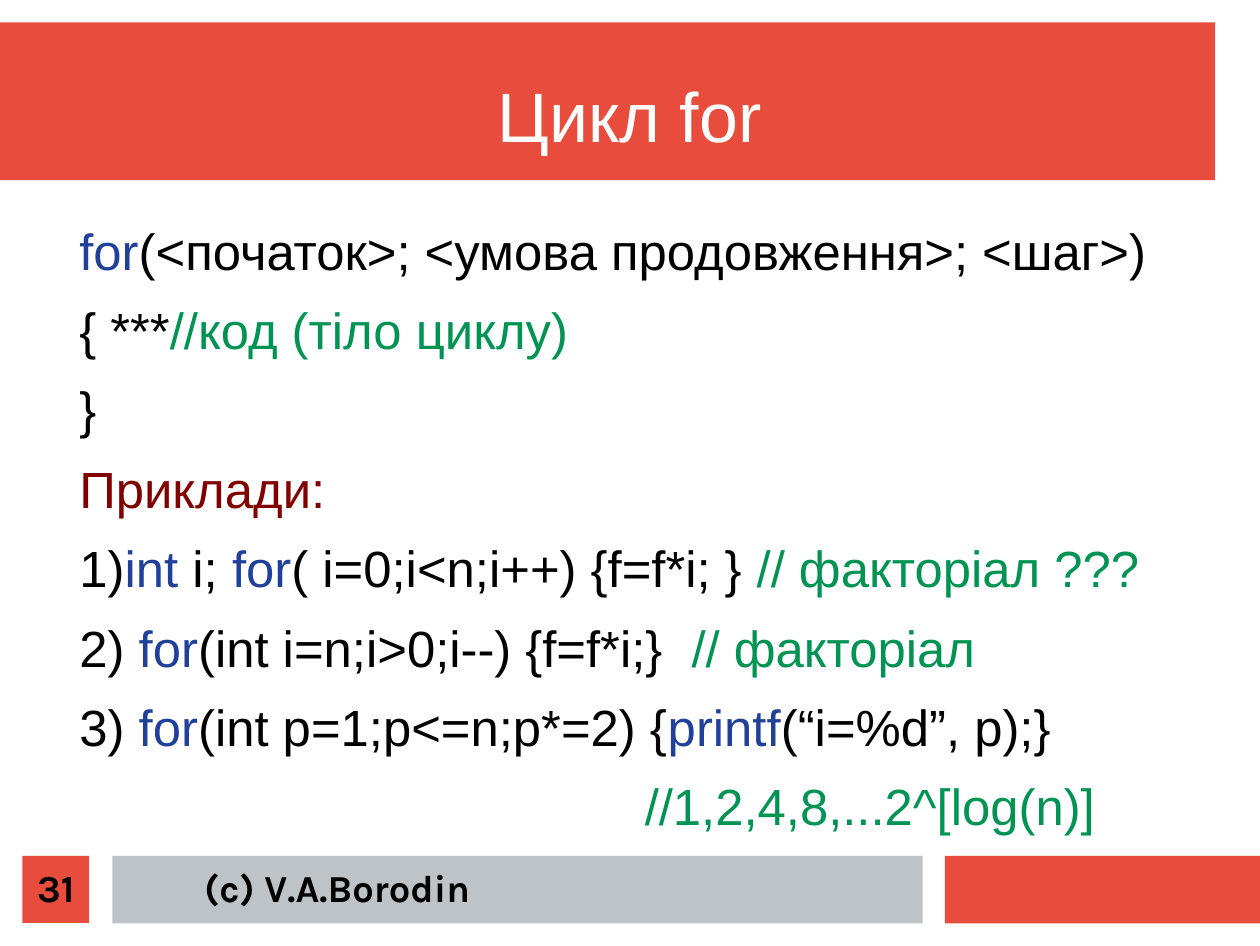
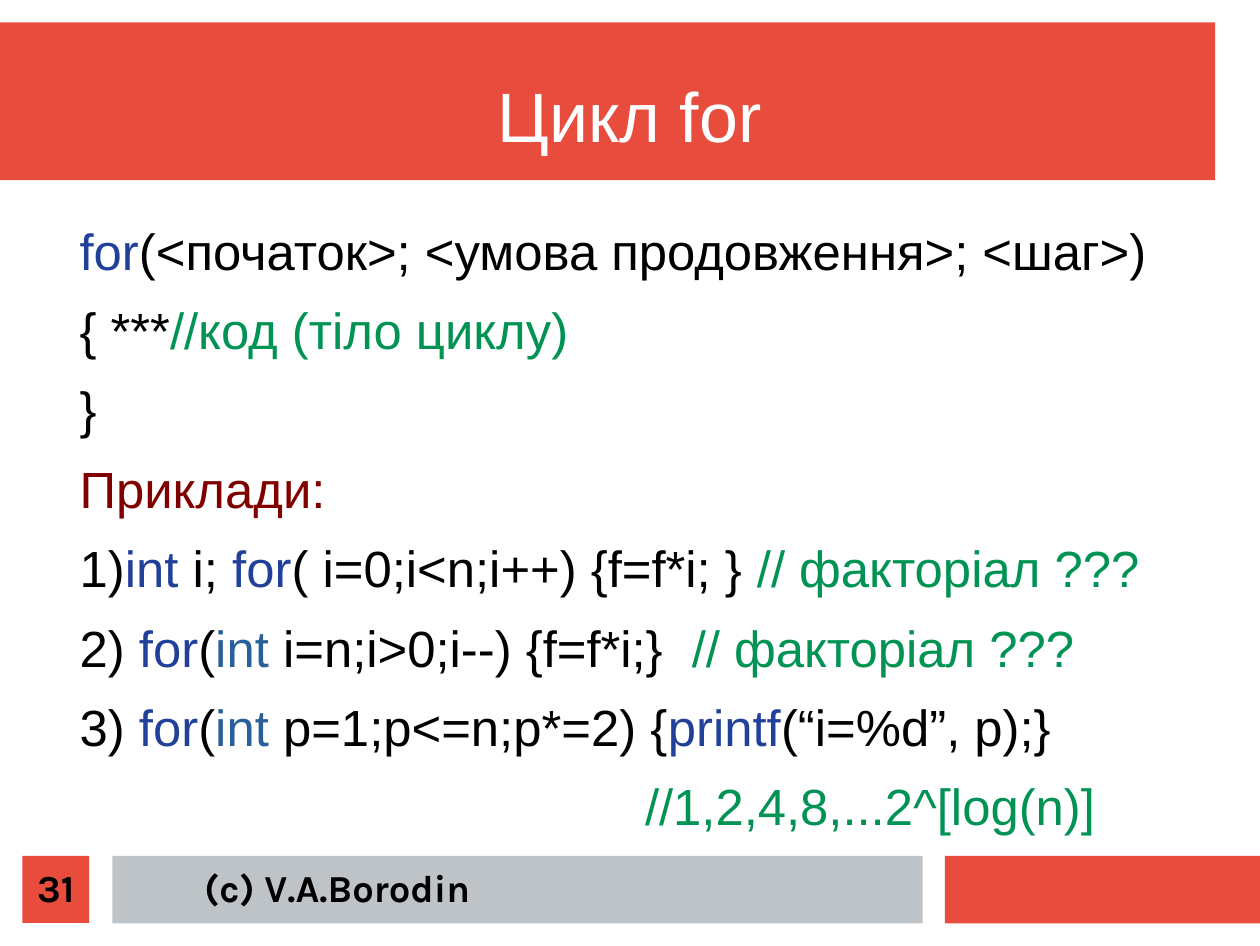
Before and after one commit to mecchmatProjects/CppCourse, a slide deck: slide 31 of Lect02/CppTutorUkr1.ppt. Drawn at 1260x946 pixels with LibreOffice and Linux fonts; fonts in the diff are those of the drawing. Boxes give left, top, right and bottom in pixels: in the first picture for what was removed or moved away, otherwise in the second. Text is boxed around its words. In the diff, an @@ line names an element or a change of style, - is before the commit and + after.

```diff
--- a/Lect02/CppTutorUkr1.ppt
+++ b/Lect02/CppTutorUkr1.ppt
@@ text at box(80, 233, 1146, 836): text colour #000000 to #2A6099 in "for(int" @@
@@ text at box(80, 630, 975, 677): text changed @@
-2) for(int i=n;i>0;i--) {f=f*i;} // факторіал
+2) for(int i=n;i>0;i--) {f=f*i;} // факторіал ???
```
Also in this commit, not shown: 13 other slides changed, 2 slides added, 2 slides removed, 4 other files.
